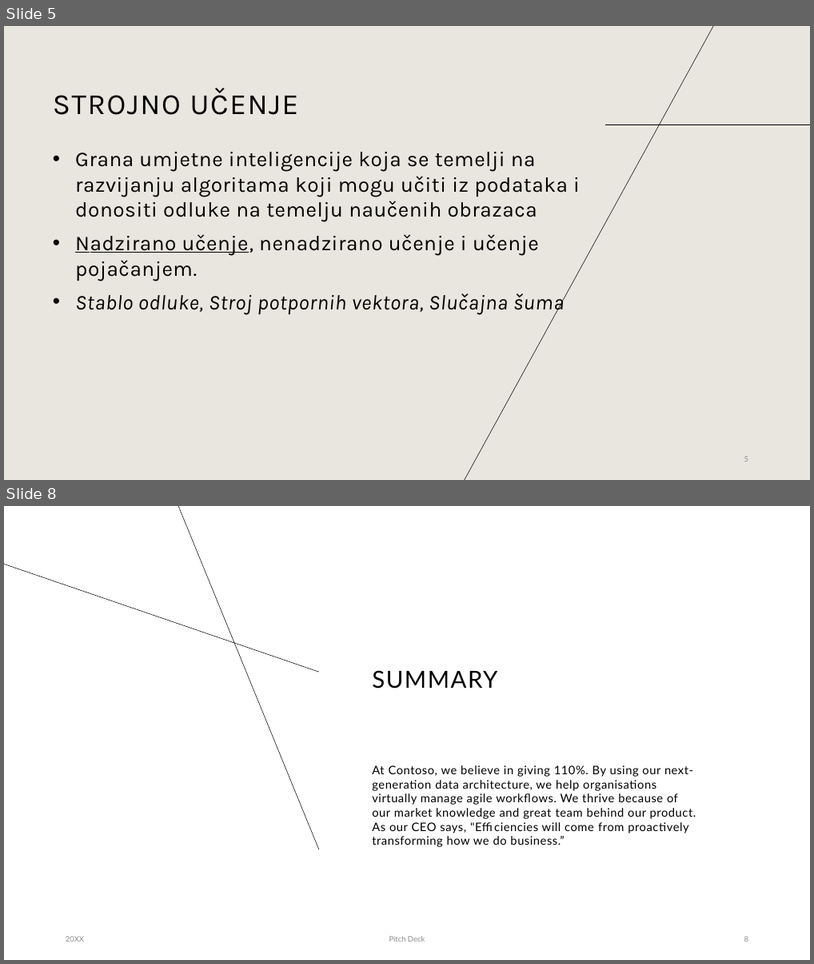
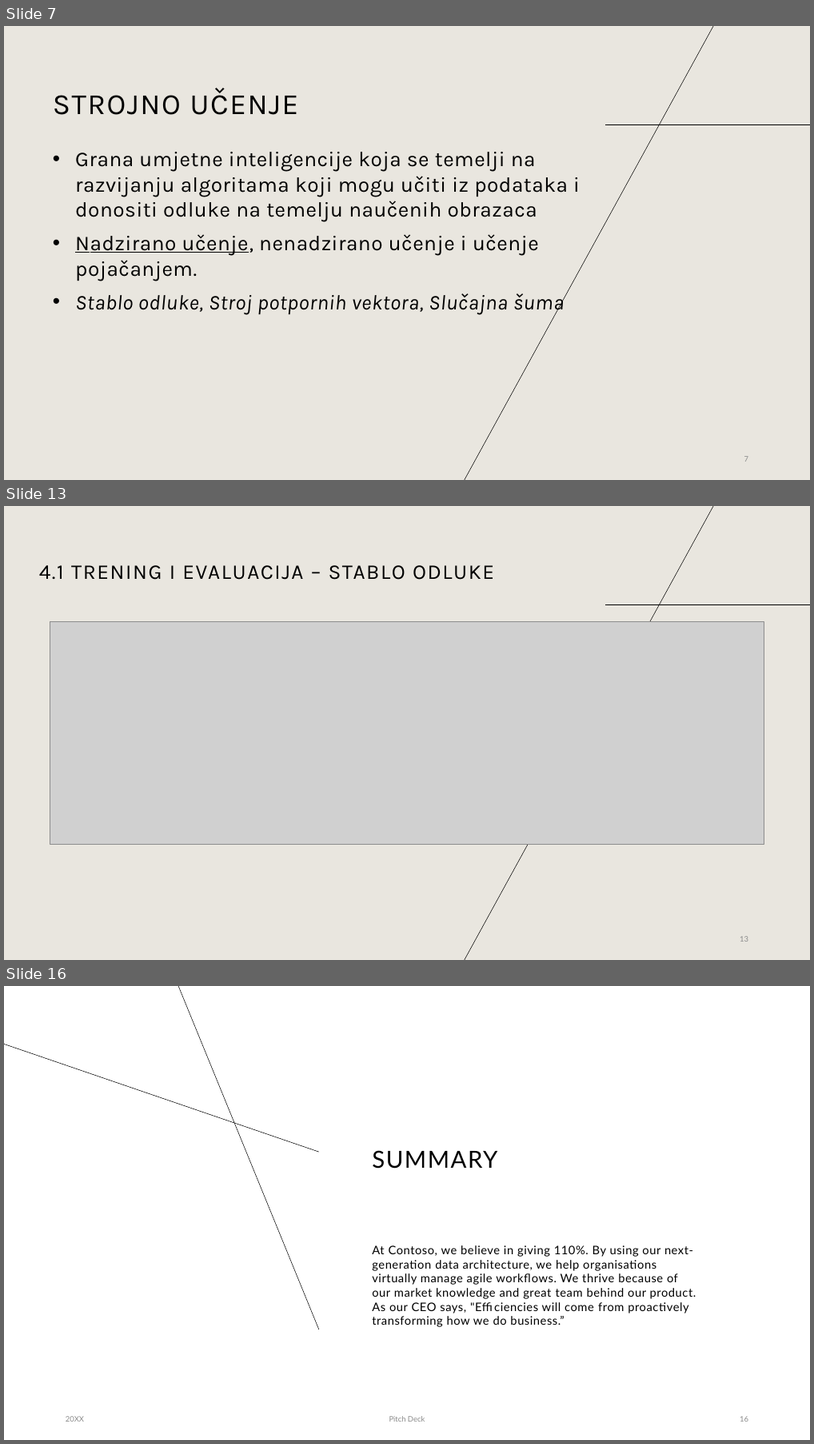
Before and after one commit to bpetra1/ML-Alzheimer-BrainMRI-Classification, a slide deck: prezentacija/ML_Alzheimer.pptx. Shown one above the other, each under a label of ours: slides 5 and 8 before the commit, slides 7, 13 and 16 after it; the slides between them are not shown. The pictures are 814x964 and 814x1444 pixels, drawn with LibreOffice and Linux fonts; fonts in the diff are those of the drawing; grey boxes stand for pictures. Boxes give left, top, right and bottom in pixels: in the first picture for what was removed or moved away, otherwise in the second. Text is boxed around its words. In the diff, an @@ line names an element or a change of style, - is before the commit and + after.

```diff
--- a/prezentacija/ML_Alzheimer.pptx
+++ b/prezentacija/ML_Alzheimer.pptx
@@ slide 13 added at (4, 506, 810, 960), background #E9E6DF; not listed: 2 template elements that a slide beside it also shows @@
@@ title added at (39, 565, 494, 580), 25 pt, text #000000 @@
+4.1 TRENING I EVALUACIJA – STABLO ODLUKE
@@ picture added at (50, 621, 764, 844) @@
@@ page number added at (740, 936, 749, 941), 9 pt, text #8C8C8C @@
+13
@@ what was slide 5 is now slide 7 @@
@@ page number at (745, 456, 749, 461): text changed @@
-5
+7
@@ what was slide 8 is now slide 16 @@
@@ page number at (740, 1416, 749, 1421): text changed @@
-8
+16
```
Also in this commit, not shown: 1 slide changed, 8 other slides added, 1 slide removed, 1 other file.
